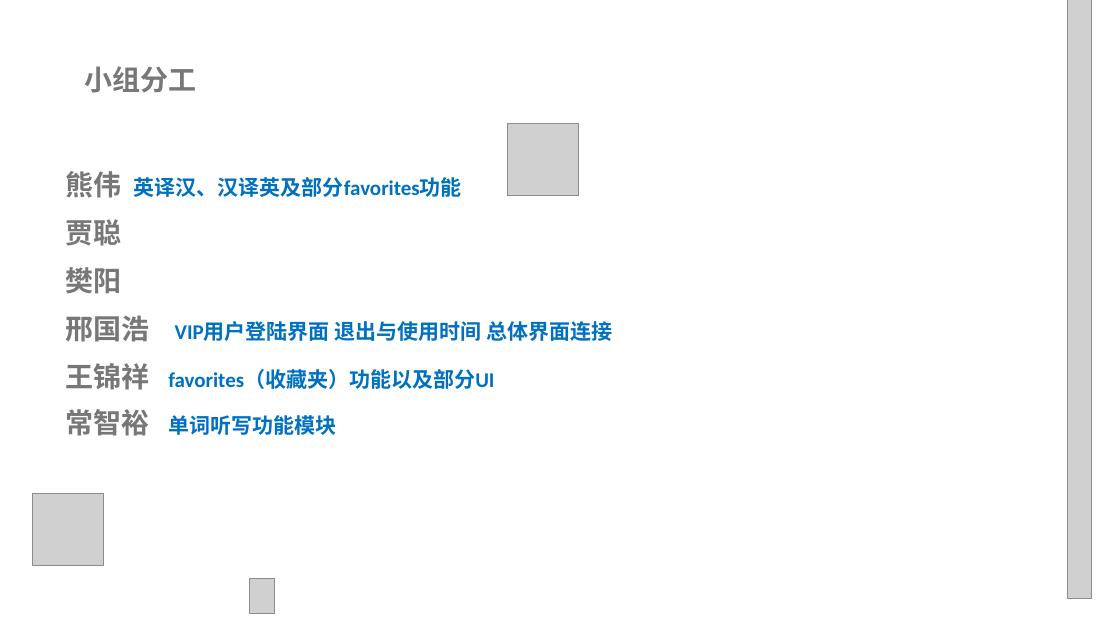
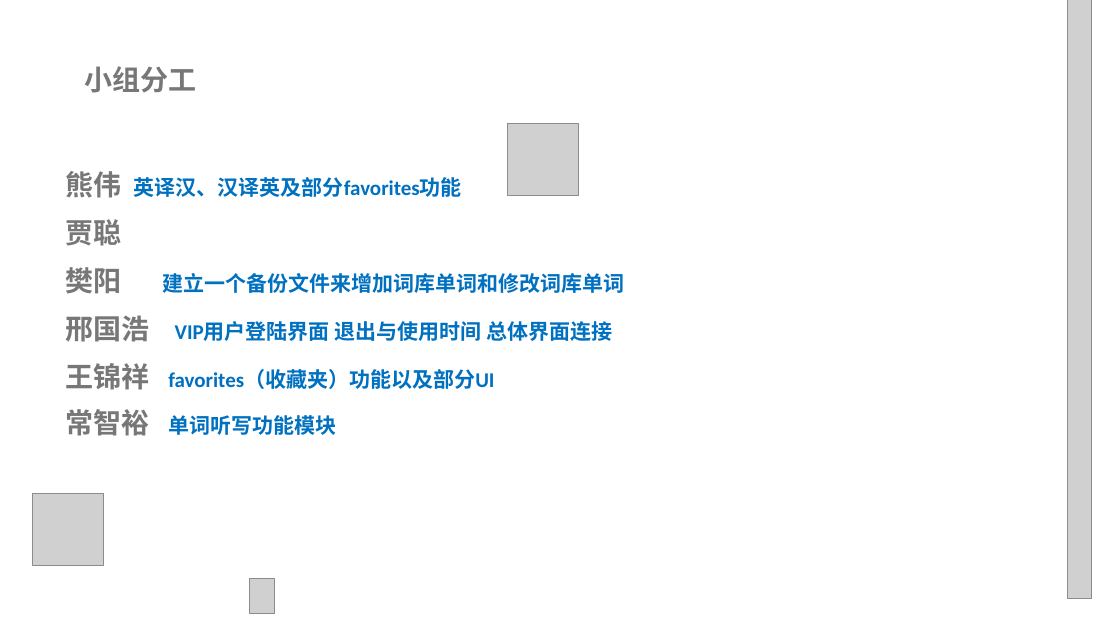
Before and after one commit to CC1AH/SummerTraining, a slide deck: slide 4 of 项目答辩总ppt.pptx. Drawn at 1120x630 pixels with LibreOffice and Linux fonts; fonts in the diff are those of the drawing; grey boxes stand for pictures; background and template pictures are left out. Boxes give left, top, right and bottom in pixels: in the first picture for what was removed or moved away, otherwise in the second. Text is boxed around its words. In the diff, an @@ line names an element or a change of style, - is before the commit and + after.

```diff
--- a/项目答辩总ppt.pptx
+++ b/项目答辩总ppt.pptx
@@ text at bbox=[65, 267, 625, 294]: text changed; size 24 to 18 pt; text colour #777777 to #0070C0 @@
-樊阳
+樊阳 建立一个备份文件来增加词库单词和修改词库单词
```
Also in this commit, not shown: 2 slides added.
